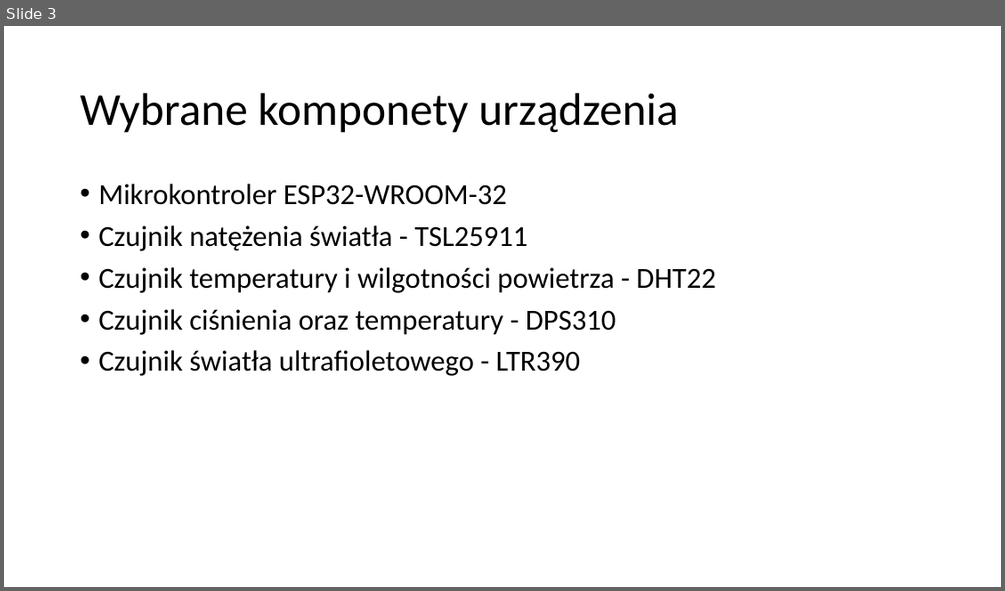
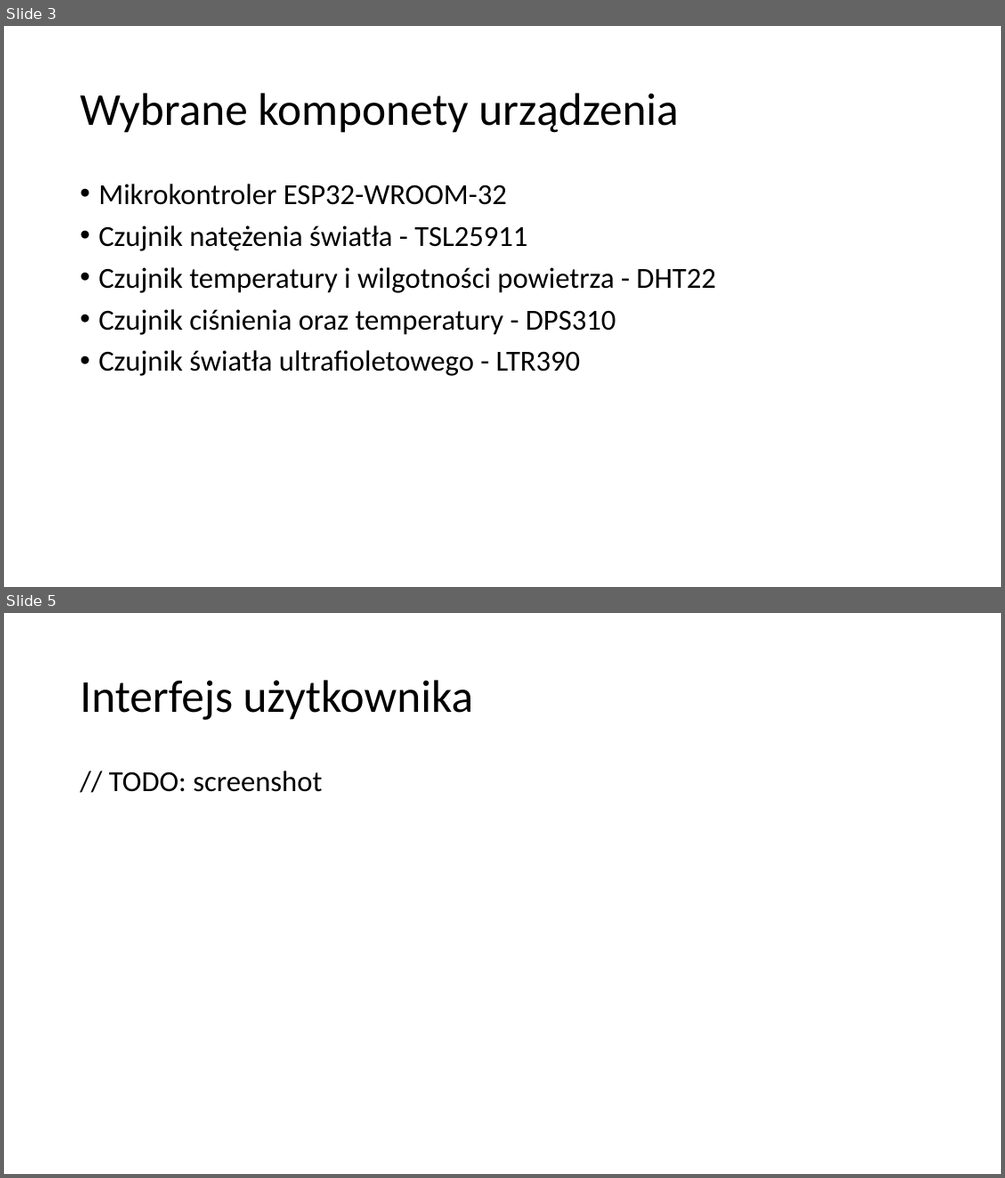
Before and after one commit to l7ssha/prac_inz, a slide deck: presentation-prac-inz.pptx. Shown one above the other, each under a label of ours: slide 3 before the commit, slides 3 and 5 after it; the slides between them are not shown. The pictures are 1005x591 and 1005x1178 pixels, drawn with LibreOffice and Linux fonts; fonts in the diff are those of the drawing. Boxes give left, top, right and bottom in pixels: in the first picture for what was removed or moved away, otherwise in the second. Text is boxed around its words. In the diff, an @@ line names an element or a change of style, - is before the commit and + after.

```diff
--- a/presentation-prac-inz.pptx
+++ b/presentation-prac-inz.pptx
@@ slide 5 added at [4, 613, 1001, 1174], background #FFFFFF @@
@@ title added at [80, 680, 473, 720], 44 pt, text #000000 @@
+Interfejs użytkownika
@@ text added at [109, 771, 322, 792], 28 pt, text #000000 @@
+// TODO: screenshot
```
Also in this commit, not shown: 1 slide changed, 3 other slides added, 1 slide removed, 6 other files.
